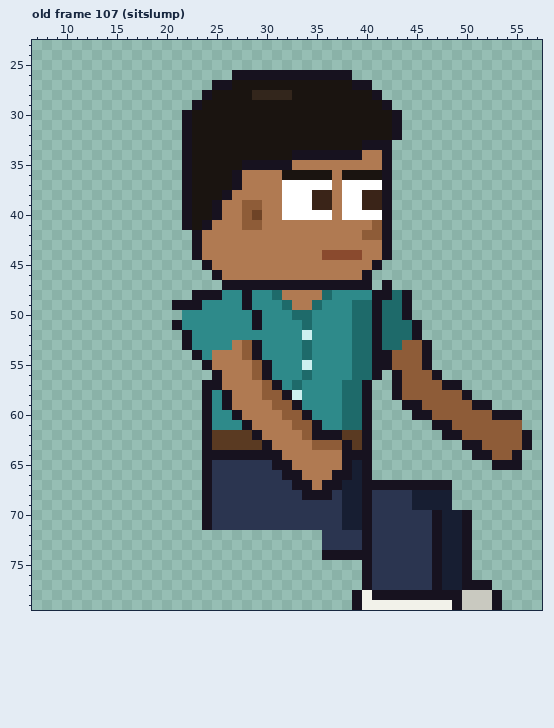
Pixel-art file -- sprites/expo/expo_vendh_right_anim.aseprite. That is the earlier state.
64x80 pixels, 129 frames. Colours within 5 levels of each other are drawn and written as one. Shown: old frame 107 (sitslump): x 7..57, y 23..79. The commit also changed other frames, which this record leaves out.
The result:
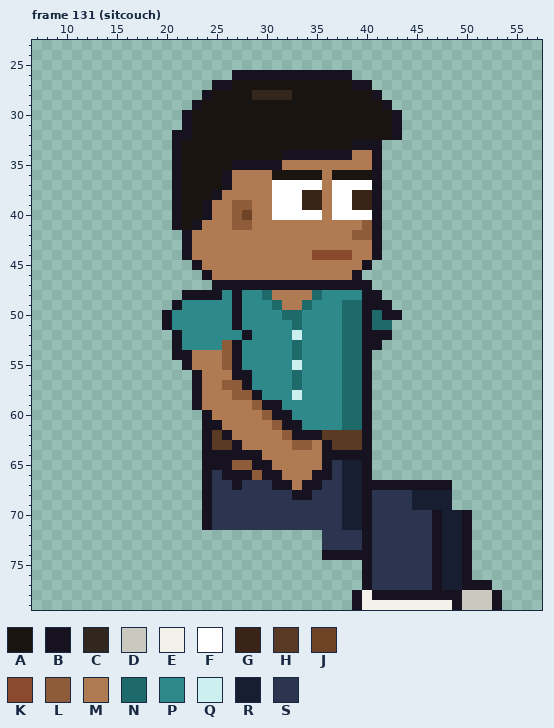
Palette (. is transparent): A #1a1410  B #17121f  C #33261c  D #c9c9c0  E #f2f2ea  F #ffffff  G #3a2418  H #5a3a22  J #6e4326  K #8a4a2e  L #8e5c38  M #b07a52  N #1e6a6a  P #2e8a8a  Q #ccf0f0  R #171e32  S #2b3550
A new or re-ordered frame is compared with the old frame closest to it.
What changed:
frames 129 -> 135
Changed rows in their new state; - is an unchanged pixel.
Frame 131 (sitcouch) is new; against old frame 107 (sitslump):
first column x 20:
32 -B-----------------------------------
33 -BA----------------B--.--------------
34 -BA---------B------M-B.--------------
35 -BA----B----M--------B.--------------
36 -BA---BM---A----MA---B.--------------
37 -BA---BM---F----MF---B.--------------
38 -BA--BM----F--G-MF-G-B.--------------
39 -BA-BM-L-M-F--G-MF-G-B.--------------
40 -BA-BM-LJM-F----MF---B.--------------
41 -BABM--L-M----------LB.--------------
42 --BM---------------L-B.--------------
43 --BM-----------------B.--------------
44 --BM-----------K---M-B.--------------
45 ---BM---------------B.---------------
46 ----BM-------------B.----------------
47 -----B----------------.--------------
48 --B----BP-NM---NP---B-...------------
49 --PP---BP--NM-NP--N-B-B..------------
50 BP-----B-P--N-P---N-BNBB.------------
51 BP-----B-P---NP---N-BN-...-----------
52 -BP-----B----QP---N-B-B...-----------
53 -BP---LBPP---NP---N-B-.....----------
54 -BBMM-LBPP---NP---N-B......----------
55 --BMM-LBPPP--QP---N-B......----------
56 ---BMM-BBPP--NP---N-B.-.....---------
57 ---BMMLLBPPP-----------.......-------
58 ---BMMMLLBPPP----------........------
59 ---BMMM--LBBPP----------.........----
60 -----MMM--LBBPP----------...........-
61 -----BMMM--LBBPP-----------.........-
62 ------BMMM--LBB-HH----------.........
63 -------BMMM--LLMBHH-----------.......
64 ----------MM----BB-------------.....-
65 -----BBLLBBMM---BSR--------------...-
66 ------BBBLBBMM-BBSR------------------
67 -------B---BBM-BSS-------------------
68 -------------B-SS--------------------
Pixel boxes of the changes (left, top, right, bottom) in both pictures:
changed: (162, 130, 532, 500)
